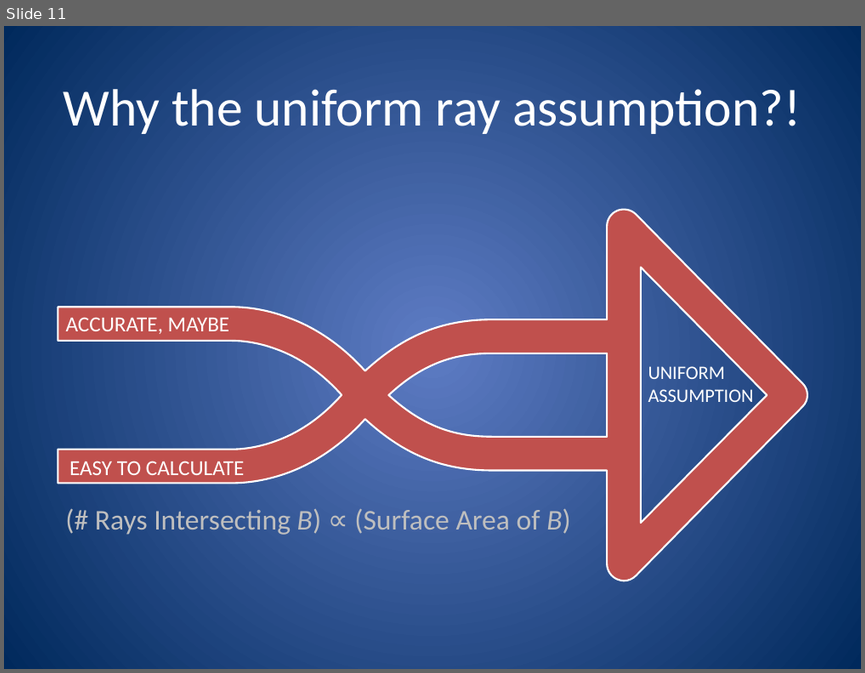
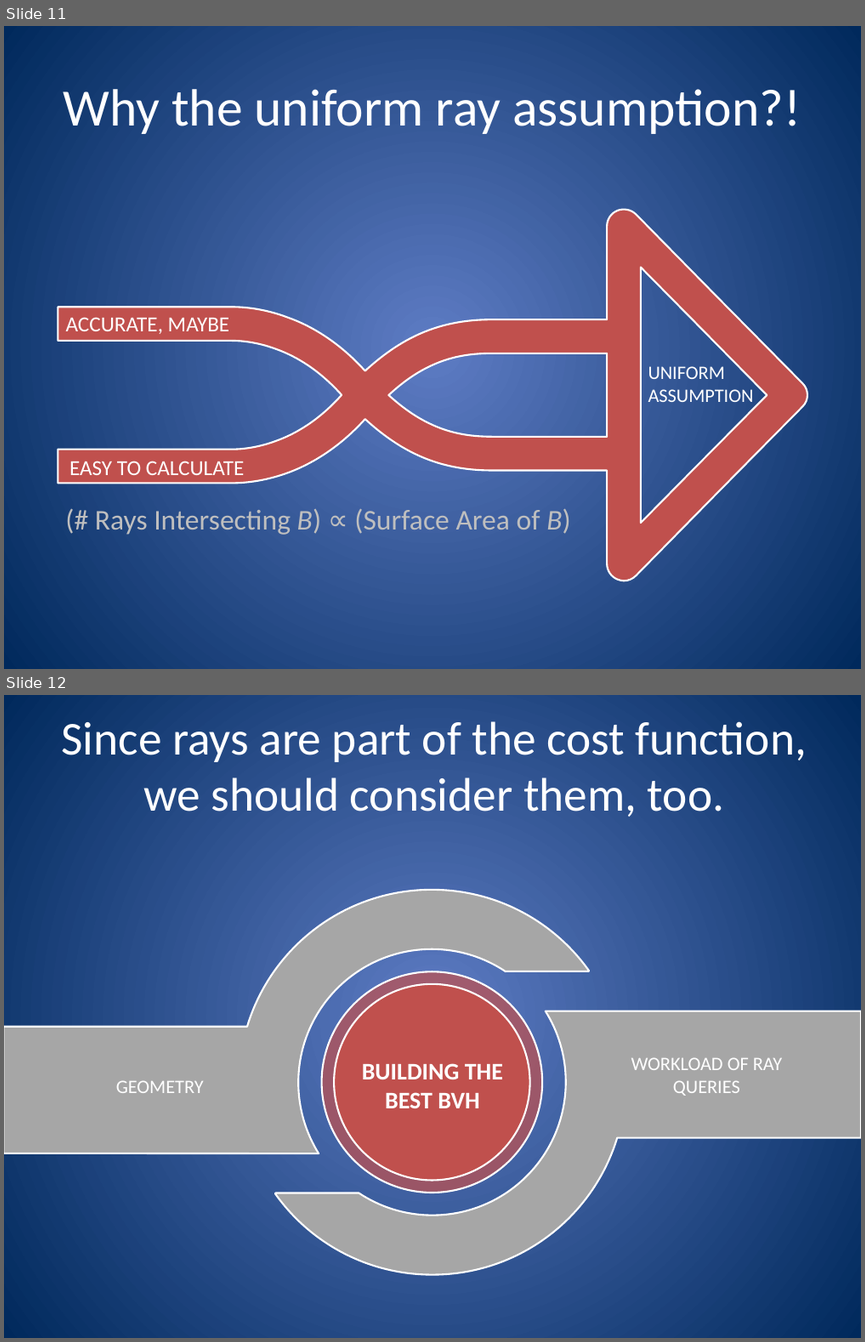
Before and after one commit to nfeltman/RayView, a slide deck: final/FinalPresentation.pptx. Shown one above the other, each under a label of ours: slide 11 before the commit, slides 11 and 12 after it. The pictures are 865x673 and 865x1342 pixels, drawn with LibreOffice and Linux fonts; fonts in the diff are those of the drawing. Boxes give left, top, right and bottom in pixels: in the first picture for what was removed or moved away, otherwise in the second. Text is boxed around its words. In the diff, an @@ line names an element or a change of style, - is before the commit and + after.

```diff
--- a/final/FinalPresentation.pptx
+++ b/final/FinalPresentation.pptx
@@ slide 12 added at bbox=[4, 695, 861, 1338], background gradient #5E7CC5 to #00295C @@
@@ title added at bbox=[61, 721, 806, 817], 39.6 pt, text #FFFFFF @@
+Since rays are part of the cost function, we should consider them, too.
@@ freeform shape added at bbox=[4, 890, 588, 1153], fill #A6A6A6, outline #FFFFFF 1.5 pt @@
@@ ellipse added at bbox=[322, 972, 542, 1193], fill #C0504D at 70% opacity, outline #FFFFFF 1.5 pt @@
@@ ellipse added at bbox=[334, 984, 530, 1180], fill #C0504D, outline #FFFFFF 1.5 pt @@
@@ freeform shape added at bbox=[275, 1011, 861, 1274], fill #A6A6A6, outline #FFFFFF 1.5 pt @@
@@ text added at bbox=[362, 1063, 503, 1108], 20 pt, text #FFFFFF, bold @@
+BUILDING THE BEST BVH
@@ text added at bbox=[631, 1057, 782, 1095], 16 pt, text #FFFFFF @@
+WORKLOAD OF RAY QUERIES
@@ text added at bbox=[116, 1080, 204, 1093], 16 pt, text #FFFFFF @@
+GEOMETRY
```
Also in this commit, not shown: 1 slide changed, 11 other slides added, 4 slides removed, 1 other file.
